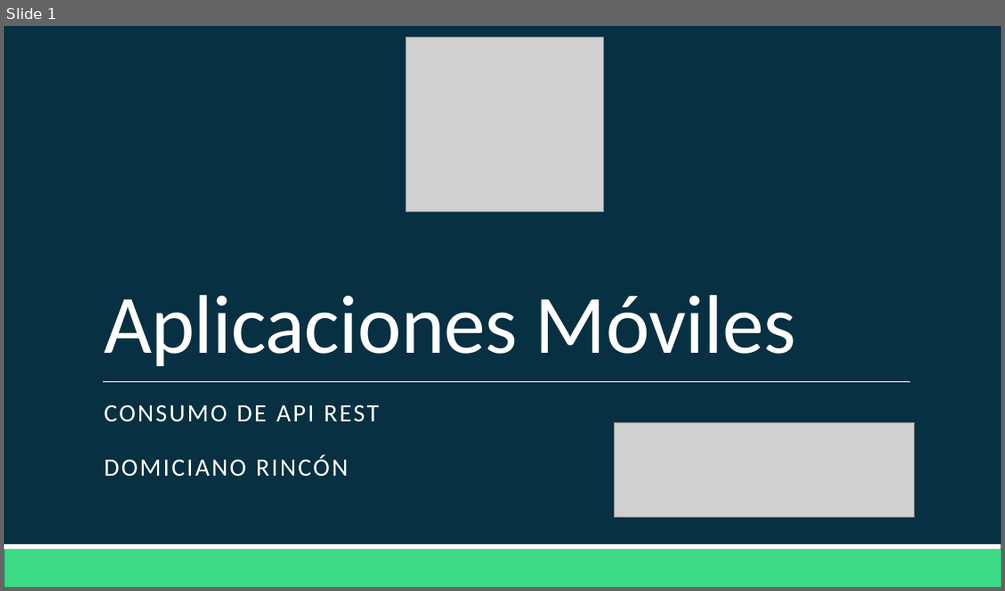
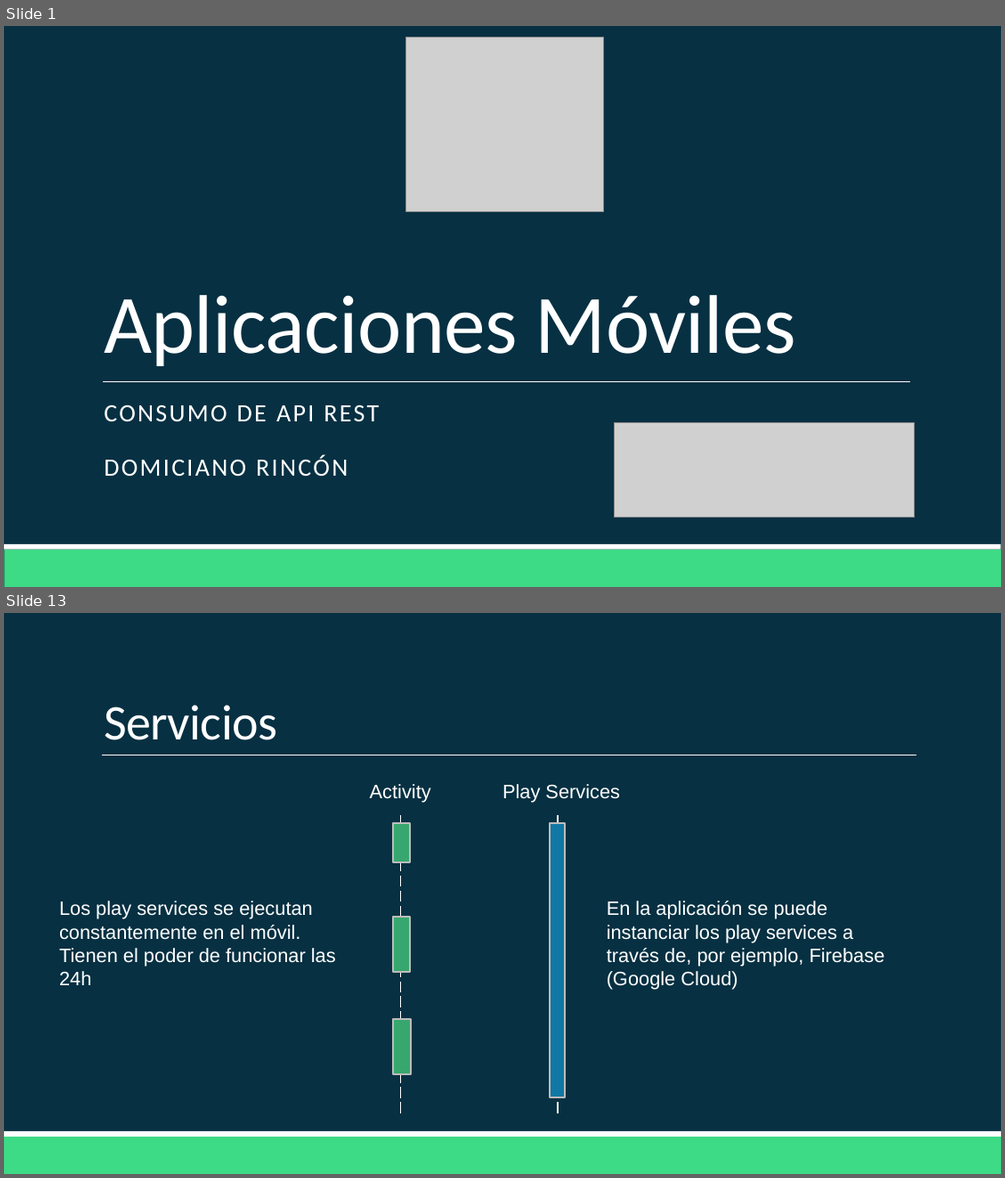
Before and after one commit to Domiciano/AppMoviles201, a slide deck: Clase 12/Clase 12.pptx. Shown one above the other, each under a label of ours: slide 1 before the commit, slides 1 and 13 after it; the slides between them are not shown. The pictures are 1005x591 and 1005x1178 pixels, drawn with LibreOffice and Linux fonts; fonts in the diff are those of the drawing; grey boxes stand for pictures. Boxes give left, top, right and bottom in pixels: in the first picture for what was removed or moved away, otherwise in the second. Text is boxed around its words. In the diff, an @@ line names an element or a change of style, - is before the commit and + after.

```diff
--- a/Clase 12/Clase 12.pptx
+++ b/Clase 12/Clase 12.pptx
@@ slide 13 added at (4,613,1001,1174), background #073042; not listed: 2 template elements that a slide beside it also shows @@
@@ title added at (104,705,277,740), 36 pt, text #FFFFFF @@
+Servicios
@@ line added from (102, 755) to (916, 755), #FFFFFF 0.5 pt @@
@@ text added at (370,784,431,803), 14 pt, text #FFFFFF @@
+Activity
@@ text added at (502,784,620,802), 14 pt, text #FFFFFF @@
+Play Services
@@ rectangle added at (393,822,410,862), fill #37A76F, outline #BDBDBD 1.25 pt @@
@@ line added from (401, 815) to (401, 1113), #FFFFFF 1 pt dashed @@
@@ rectangle added at (550,822,566,1097), fill #1178A5, outline #BDBDBD 1.25 pt @@
@@ line added from (558, 815) to (558, 1113), #FFFFFF 1 pt dashed @@
@@ text added at (59,900,336,985), 14 pt, text #FFFFFF @@
+Los play services se ejecutan constantemente en el móvil. Tienen el poder de funcionar las 24h
@@ text added at (607,900,885,989), 14 pt, text #FFFFFF @@
+En la aplicación se puede instanciar los play services a través de, por ejemplo, Firebase (Google Cloud)
@@ rectangle added at (393,917,410,972), fill #37A76F, outline #BDBDBD 1.25 pt @@
@@ rectangle added at (394,1019,411,1073), fill #37A76F, outline #BDBDBD 1.25 pt @@
```
Also in this commit, not shown: 1 slide changed, 25 other slides added, 46 slides removed.
